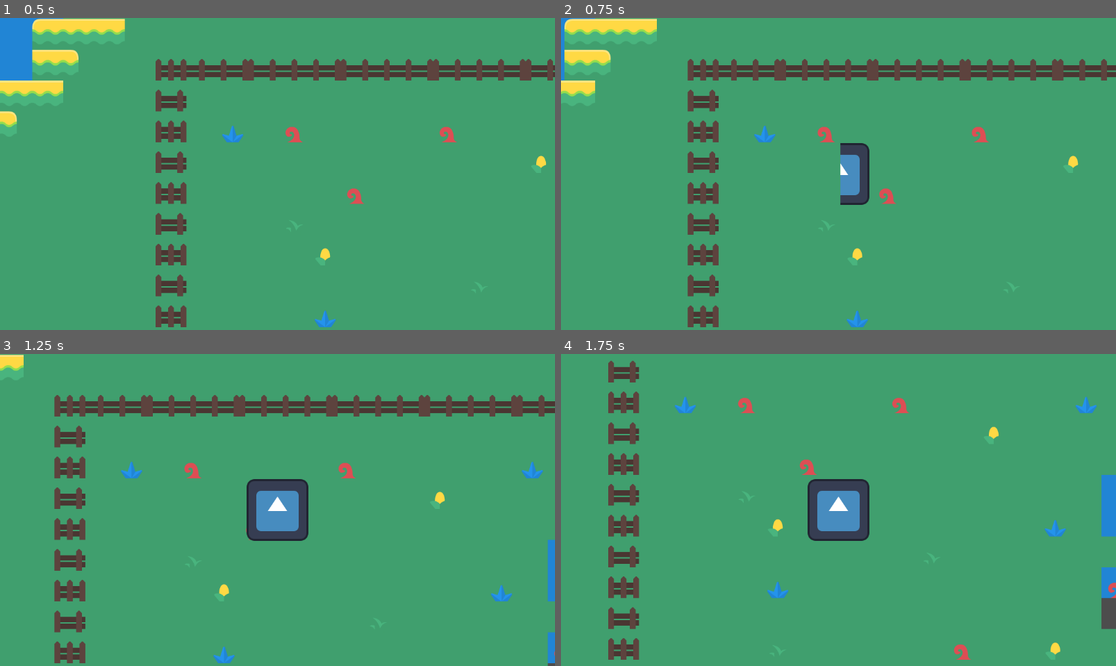
Above: before the commit, frames 1-4 (two rows, left to right).
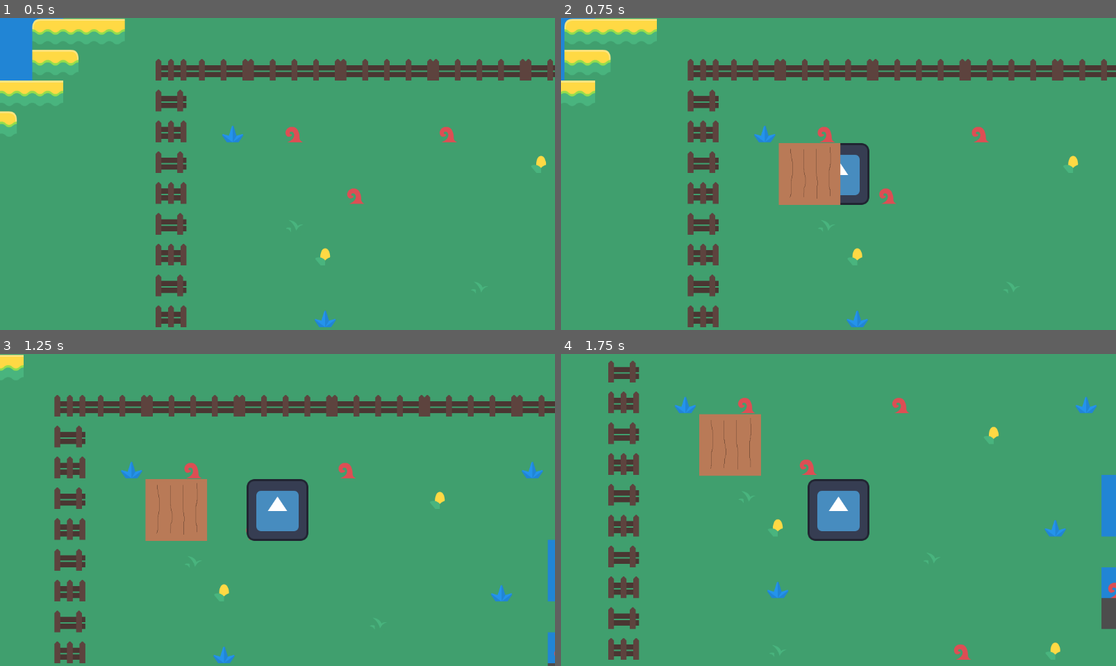
Above: after the commit, the same moments.

Repository: ilikeRocks0/FarmerJoe
Game: Godot game, scene res://main.tscn
Two runs of this game, one before a commit and one after it. Both use one fixed random seed, a clock stepped at 60 frames per second and the inputs below. The engine's default icon, where the game draws it, is replaced by a stand-in: a white triangle on a blue panel in a dark square.
Inputs:
- Up to frame 1 (0.5 s): no input
- Up to frame 2 (0.75 s): tap Enter at 0.5 s; hold Right (ui_right) from 0.53 s (still down); tap E at 0.6 s
- Up to frame 3 (1.25 s): keep holding Right (ui_right); tap 0 at 0.8 s
- Up to frame 4 (1.75 s): release Right (ui_right) at 1.28 s; hold Down (ui_down) from 1.28 s (still down); tap 0 at 1.35 s; tap E at 1.55 s

Frame 1 is identical in both runs. In frame 2, 2.2% of the frame differs, in the area x 39-51%, y 40-60%; in frame 3, 2.2%; in frame 4, 2.2%, in the area x 24-37%, y 19-40%.

Commit message:
detects user input and plows all soil

Diff:
--- a/DetectPlots.gd
+++ b/DetectPlots.gd
@@ -23,7 +23,6 @@
 	connected_soil.erase(area)
 	pass # Replace with function body.
 
-func _unhandled_key_input(event):
-	if event.keycode == KEY_0:
-		for i in connected_soil:
-			print(i)
+func plow_soil():
+	for soil in connected_soil:
+		soil.plow()
--- a/player.gd
+++ b/player.gd
@@ -1,4 +1,5 @@
 extends CharacterBody2D
+
 
 
 const SPEED = 300.0
@@ -7,6 +8,8 @@
 # Get the gravity from the project settings to be synced with RigidBody nodes.
 var gravity = ProjectSettings.get_setting("physics/2d/default_gravity")
 
+@onready
+var detect = $DetectPlots
 
 func _physics_process(delta):
 
@@ -26,3 +29,7 @@
 		velocity.y = move_toward(velocity.y, 0, SPEED)
 
 	move_and_slide()
+
+func _unhandled_key_input(event):
+	if event.keycode == KEY_E:
+		detect.plow_soil()
